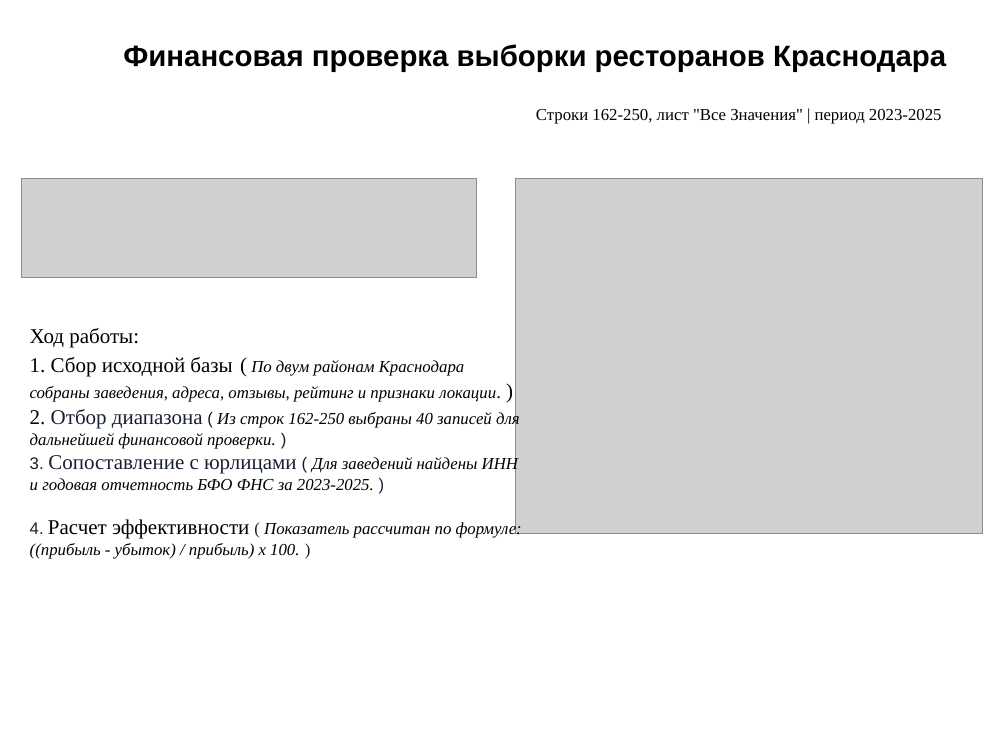
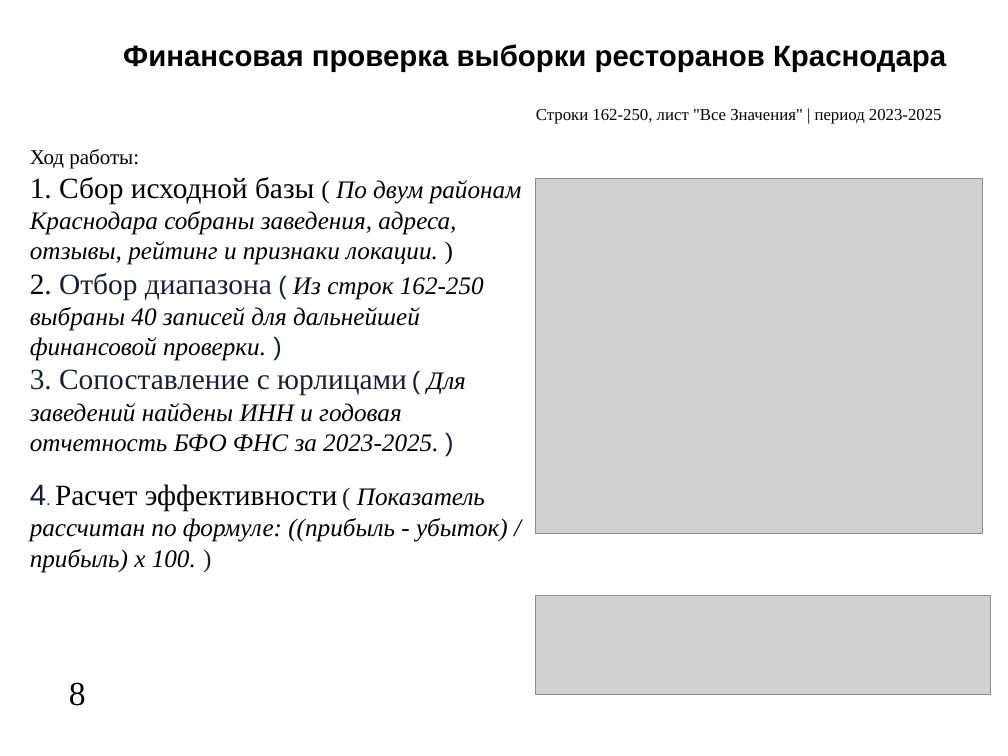
Before and after one commit to Dima3108/DecisionMakingSystems, a slide deck: slide 8 of Результаты работы.pptx. Drawn at 1008x756 pixels with LibreOffice and Linux fonts; fonts in the diff are those of the drawing; grey boxes stand for pictures; background and template pictures are left out. Boxes give left, top, right and bottom in pixels: in the first picture for what was removed or moved away, otherwise in the second. Text is boxed around its words. In the diff, an @@ line names an element or a change of style, - is before the commit and + after.

```diff
--- a/Результаты работы.pptx
+++ b/Результаты работы.pptx
@@ text "Ход работы:": place and size @@
-text "Ход работы:" at [30, 328, 522, 559]
+text "Ход работы:" at [30, 149, 522, 573]
@@ text at [30, 177, 522, 573]: size 15 to 21 pt in "1. Сбор исходной базы", "2. Отбор диапазона", "Сопоставление с юрлицами", "Расчет эффективности"; size 15 to 18 pt in "( )"; size 12 to 18 pt in "По двум районам Краснодара собраны заведения, адреса, ...", "( Из строк 162-250 выбраны 40 записей ...", "( Для заведений найдены ИНН и годовая ...", "( Показатель рассчитан по формуле: ((прибыль - ..."; size 13 to 18 pt in "локации."; size 12 to 21 pt in "3.", "4."; font Arial to Times New Roman in "3." @@
@@ picture: place and size @@
-picture at [516, 178, 983, 534]
+picture at [535, 178, 983, 533]
@@ picture: place and size @@
-picture at [22, 178, 477, 277]
+picture at [535, 596, 990, 695]
@@ page number added at [69, 682, 86, 706], 24 pt, text #000000 @@
+8
```
Also in this commit, not shown: 8 other slides changed, 1 slide added, 2 other files.
